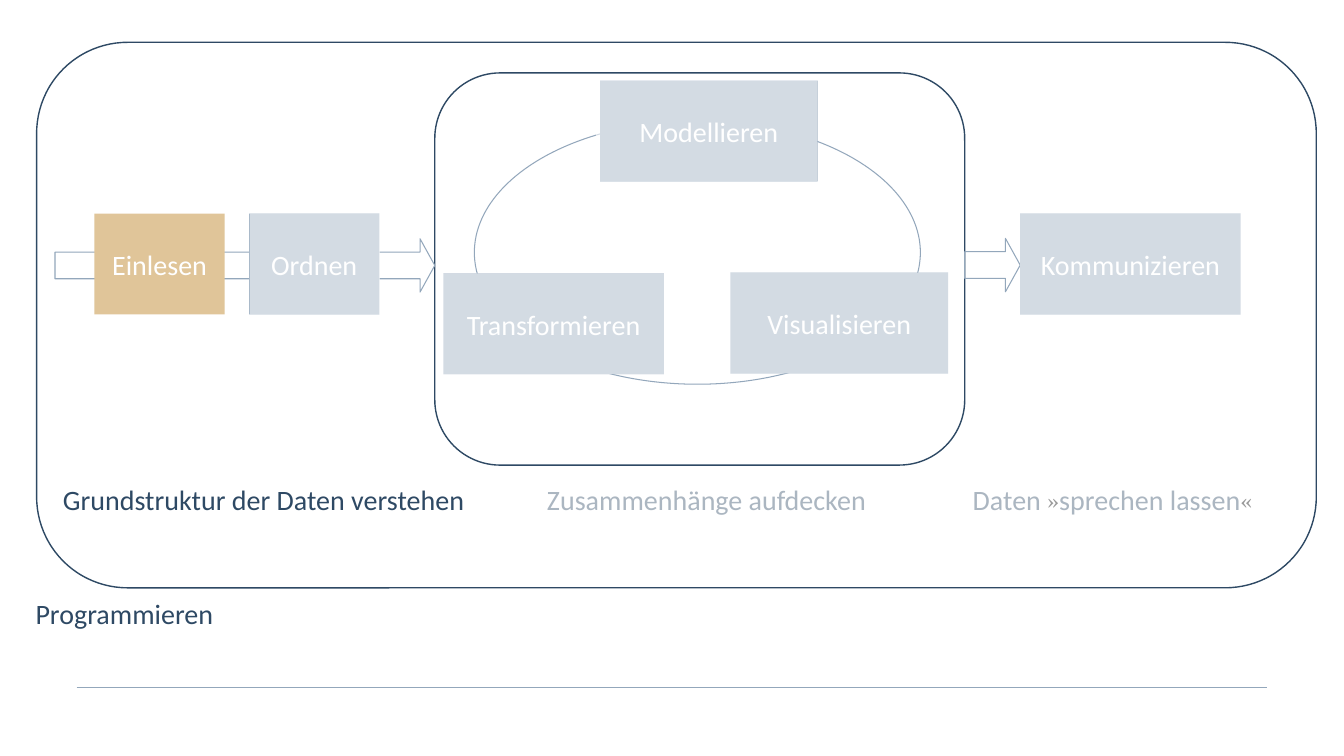
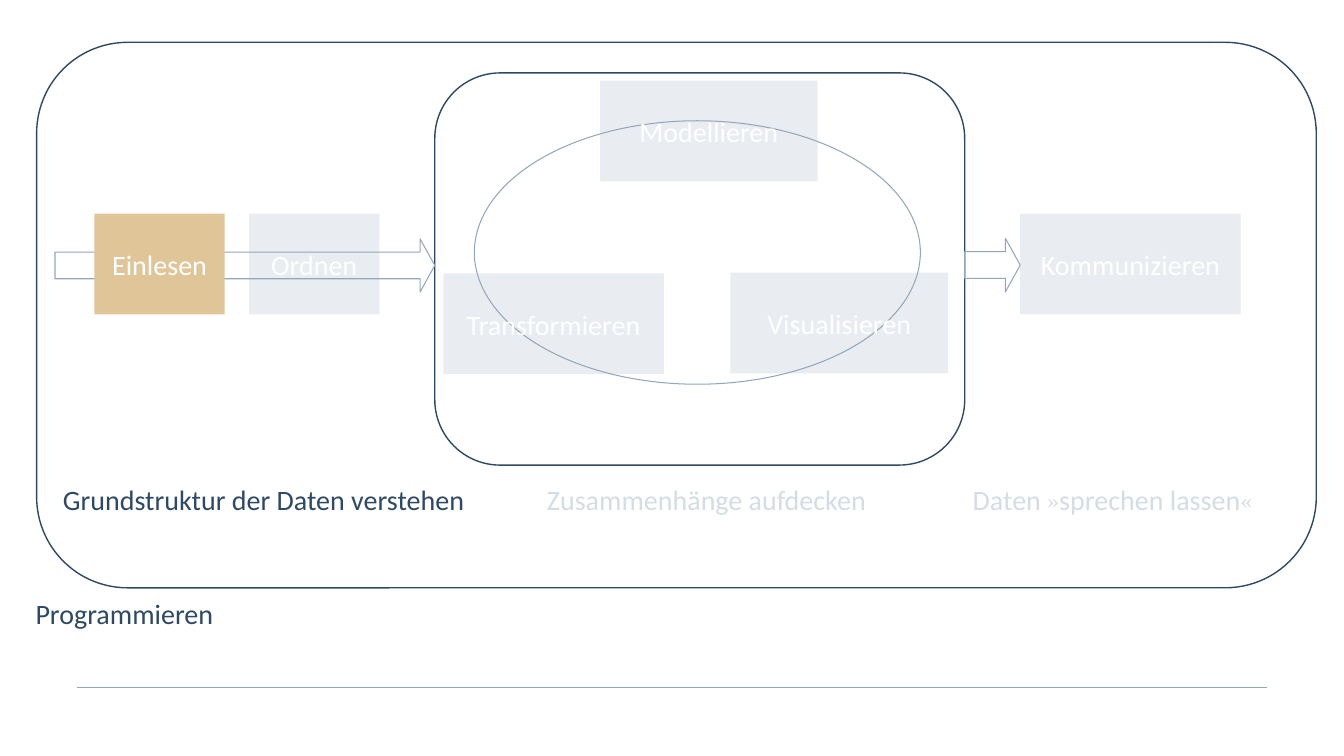
Before and after one commit to pekkasagner/Einfuehrung_in_R, a slide deck: slide 2 of images/Erstellte_Abbildungen.pptx. Drawn at 1344x756 pixels with LibreOffice and Linux fonts; fonts in the diff are those of the drawing; background and template pictures are left out. Boxes give left, top, right and bottom in pixels: in the first picture for what was removed or moved away, otherwise in the second. Text is boxed around its words. In the diff, an @@ line names an element or a change of style, - is before the commit and + after.

```diff
--- a/images/Erstellte_Abbildungen.pptx
+++ b/images/Erstellte_Abbildungen.pptx
@@ fill #93A7BB to #93A7BB at 20% opacity in 5 elements at [249, 214, 379, 315], [444, 273, 664, 374], [600, 81, 818, 181], [731, 273, 949, 374], [1020, 214, 1241, 315] @@
@@ text "Zusammenhänge aufdecken" at [547, 491, 866, 514]: text colour #2E4964 to #D3DDE6 @@
@@ group removed at [250, 81, 1300, 572]: 7 rectangles @@
@@ text "Daten »sprechen lassen«" at [973, 491, 1253, 514]: text colour #2E4964 to #D3DDE6; text colour #000000 to #D3DDE6 in "»sprechen lassen«" @@
```
Also in this commit, not shown: 7 other slides changed, 26 other files.
